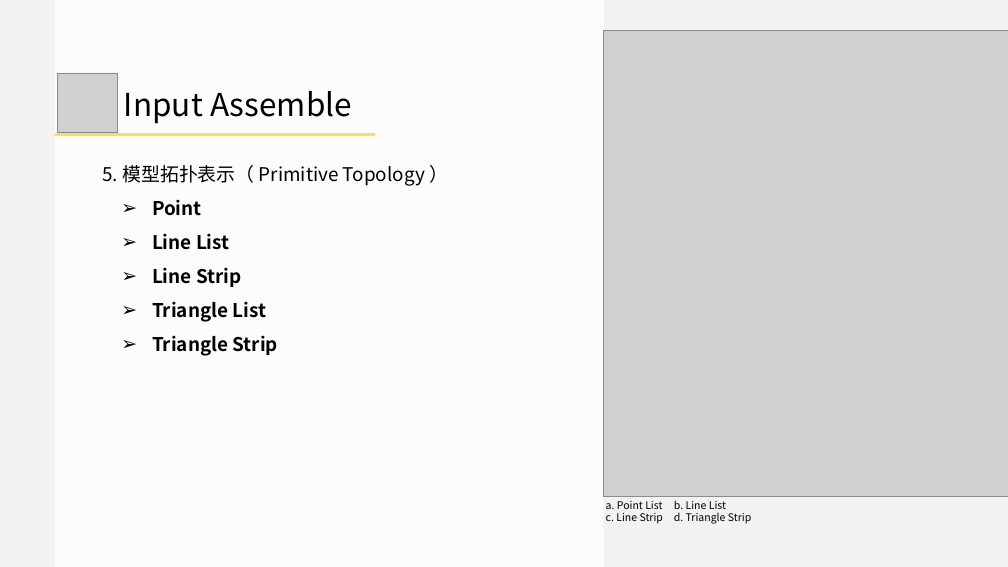
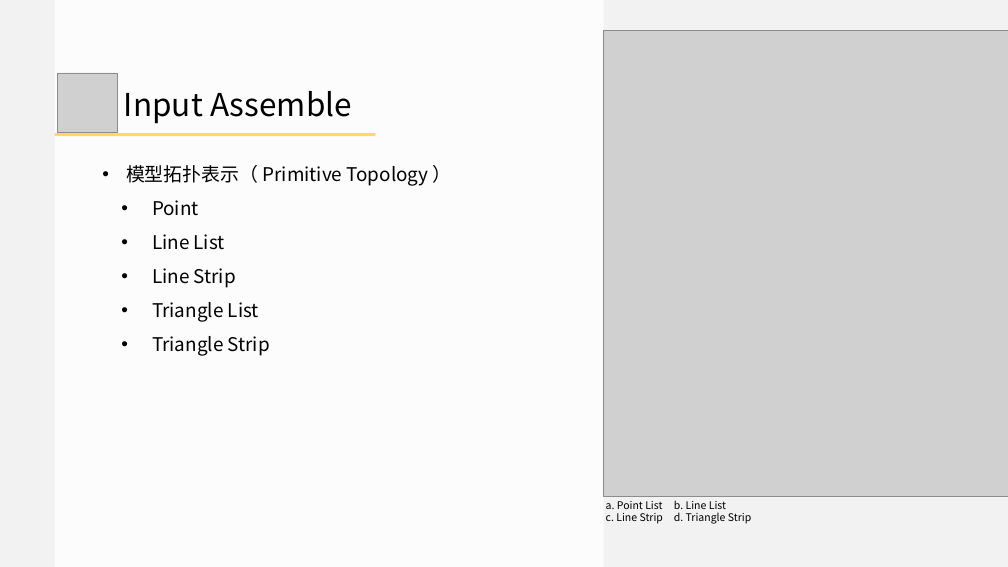
Before and after one commit to doomlover/KSGameEngineTutorials, a slide deck: slide 14 of PPTs/03.深入DX12绘制一.pptx (slide 13 before the commit). Drawn at 1008x567 pixels with LibreOffice and Linux fonts; fonts in the diff are those of the drawing; grey boxes stand for pictures. Boxes give left, top, right and bottom in pixels: in the first picture for what was removed or moved away, otherwise in the second. Text is boxed around its words. In the diff, an @@ line names an element or a change of style, - is before the commit and + after.

```diff
--- a/PPTs/03.深入DX12绘制一.pptx
+++ b/PPTs/03.深入DX12绘制一.pptx
@@ text at (x1=126, y1=165, x2=429, y2=186): text changed @@
-5. 模型拓扑表示（ Primitive Topology ）
+• 模型拓扑表示（ Primitive Topology ）
@@ text at (x1=152, y1=200, x2=270, y2=356): bold off in "Point", "Line List", "Line Strip", "Triangle List" and 1 more places; bullet ➢ to • @@
```
Also in this commit, not shown: 28 other slides changed, 1 slide added.
